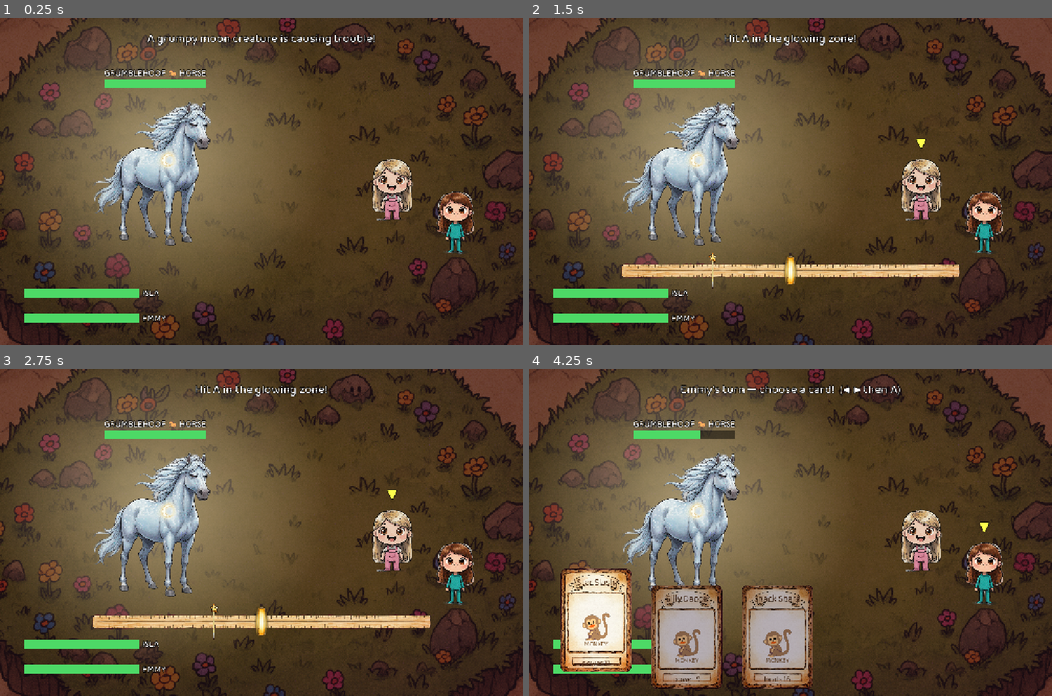
Above: before the commit, frames 1-4 (two rows, left to right).
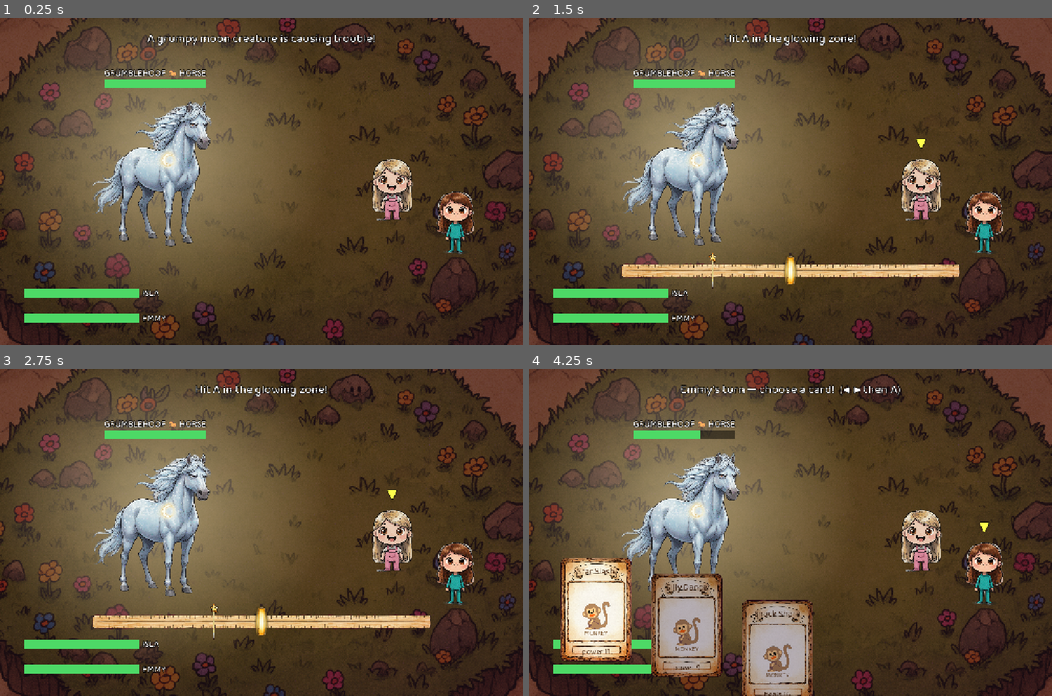
Above: after the commit, the same moments.

Repository: andyfreed/isla-emmy-deck
Game: Godot game, scene res://battle.tscn
Two runs of this game, one before a commit and one after it. Both use one fixed random seed, a clock stepped at 60 frames per second and the inputs below. This scene is started directly instead of the project's main scene.
Inputs (mouse positions are in pixels of both pictures, inside the frame that each line leads up to):
- Up to frame 1 (0.25 s): no input
- Up to frame 2 (1.5 s): tap Enter (ui_accept) at 0.5, 0.77 s; move the mouse to (905, 165) at 0.52 s; hold Right (ui_right) 0.53-1.25 s; click (905, 165) at 0.67 s; drag from (685, 197) to (764, 246) at 1.27 s
- Up to frame 3 (2.75 s): tap A at 2 s; move the mouse to (313, 460) at 2.02 s; hold Right (ui_right) from 2.03 s (still down)
- Up to frame 4 (4.25 s): release Right (ui_right) at 2.75 s; tap A at 2.75 s; drag from (764, 597) to (633, 483) at 2.77 s; move the mouse to (947, 581) at 3.52 s; hold Left (ui_left) from 3.53 s (still down); tap Enter (ui_accept) at 3.77 s

The runs differ from the first frame. In frame 1, 1.4% of the frame differs, in the area x 17-41%, y 25-70%; in frame 2, 0.7%; in frame 3, 0.8%; in frame 4, 10%, in the area x 6-55%, y 25-100%.

Commit message:
Juice pass (art-AI mailbox suggestions): horse breathing, card deal-in, chest bounce + coin burst, PERFECT sparkles, sword star trail
Co-Authored-By: Claude Opus 4.8 <noreply@anthropic.com>
Claude-Session: https://claude.ai/code/session_01UXQDKUbPicwSfpzXbyxALt

Diff:
--- a/scripts/battle.gd
+++ b/scripts/battle.gd
@@ -38,6 +38,12 @@
 var rhythm_x: float = 200.0
 var rhythm_w: float = 880.0
 var active_marker: Label
+
+# juice (art-AI suggestions): idle breathing + card deal-in
+var breathe_t: float = 0.0
+var enemy_base_scale: Vector2 = Vector2.ONE
+var punching: bool = false
+var deal_cards: bool = false
 
 
 func _ready() -> void:
@@ -77,6 +83,7 @@
 
 	enemy = _make_combatant("Grumblehoof", enemy_sign, 70, false,
 		"res://assets/enemies/horse.png", Vector2(390, 380), 400.0, false)
+	enemy_base_scale = enemy["spr"].scale
 	_make_bar(enemy, Vector2(255, 150), 250)
 	ui.add_child(_label("GRUMBLEHOOF  %s %s" % [SIGN_EMOJI.get(enemy_sign, ""), enemy_sign.to_upper()], 22, Vector2(255, 118), false))
 
@@ -118,6 +125,11 @@
 
 
 func _process(delta: float) -> void:
+	# horse idle breathing — subtle life while it stands (paused during hit punch)
+	if enemy.has("spr") and enemy.get("alive", false) and not punching:
+		breathe_t += delta
+		enemy["spr"].scale = enemy_base_scale * (1.0 + 0.018 * sin(breathe_t * 2.2))
+
 	if state == "choosing":
 		if Input.is_action_just_pressed("ui_left") or Input.is_action_just_pressed("ui_up"):
 			move_cursor = (move_cursor - 1 + actor["moves"].size()) % actor["moves"].size()
@@ -175,6 +187,7 @@
 		msg.add_theme_color_override("font_color", Color(1, 1, 1))
 		msg.text = actor["name"] + "'s turn — choose a card!  (◀ ▶ then A)"
 		_show_active(actor)
+		deal_cards = true
 		_refresh_menu()
 	else:
 		_hide_active()
@@ -256,6 +269,9 @@
 		_scale_punch(enemy["spr"])
 		_popup_dmg(enemy["spr"].position, str(dmg), Color(1, 0.85, 0.2) if big else Color(1, 1, 1), big)
 		_shake_screen(16.0 if big else 8.0)
+		if big:   # sparkle burst on PERFECT / clash hits
+			for si in 6:
+				_sparkle(enemy["spr"].position)
 		await get_tree().create_timer(0.08).timeout   # hit-stop beat
 		await _shake(enemy["spr"])
 	_lunge_back(c["spr"], home)
@@ -369,10 +385,17 @@
 		card.texture = load("res://assets/ui/card_front.png")
 		card.expand_mode = TextureRect.EXPAND_IGNORE_SIZE
 		card.stretch_mode = TextureRect.STRETCH_SCALE
-		card.position = Vector2(x0 + i * (cw + gap), (475.0 if on else 515.0))
+		var final_y := 475.0 if on else 515.0
+		card.position = Vector2(x0 + i * (cw + gap), final_y)
 		card.size = Vector2(cw, ch)
 		card.modulate = Color(1, 1, 1) if on else Color(0.72, 0.7, 0.75)
 		menu_box.add_child(card)
+		if deal_cards:   # deal-in: slide up from below with a little overshoot
+			card.position.y = 830.0
+			var tw := create_tween()
+			tw.tween_interval(0.06 * i)
+			tw.tween_property(card, "position:y", final_y, 0.28) \
+				.set_trans(Tween.TRANS_BACK).set_ease(Tween.EASE_OUT)
 
 		var nm := Label.new()   # sits in the banner
 		nm.text = str(m["name"])
@@ -414,6 +437,7 @@
 		info.size = Vector2(cw, 26)
 		info.horizontal_alignment = HORIZONTAL_ALIGNMENT_CENTER
 		card.add_child(info)
+	deal_cards = false
 
 
 func _clear_menu() -> void:
@@ -461,6 +485,9 @@
 	tw.parallel().tween_property(sw, "position", spr.position + Vector2(-130, 10), 0.09)
 	tw.tween_property(sw, "modulate:a", 0.0, 0.16)
 	tw.tween_callback(sw.queue_free)
+	# star trail along the swing arc
+	for i in 3:
+		_sparkle(spr.position.lerp(spr.position + Vector2(-130, -30), (i + 1) / 3.0))
 
 
 func _strike(spr: Sprite2D) -> void:
@@ -472,10 +499,12 @@
 
 
 func _scale_punch(spr: Sprite2D) -> void:
-	var base := spr.scale
+	punching = true
+	var base := enemy_base_scale if spr == enemy.get("spr") else spr.scale
 	var tw := create_tween()
 	tw.tween_property(spr, "scale", base * 1.16, 0.06)
 	tw.tween_property(spr, "scale", base, 0.14)
+	tw.tween_callback(func(): punching = false)
 
 
 func _hop(spr: Sprite2D) -> void:
--- a/scripts/main.gd
+++ b/scripts/main.gd
@@ -344,11 +344,26 @@
 		for p in present_nodes:
 			p.visible = true
 
-	# open treasure chests -> GOLD (one-time; chest stays, opened)
+	# open treasure chests -> GOLD (one-time; pops open with a bounce + coin burst)
 	for ch in chest_nodes:
 		if not ch.has_meta("opened") and player.position.distance_to(ch.position) < 80.0:
 			ch.set_meta("opened", true)
 			ch.texture = load("res://assets/ui/chest_open.png")
+			var base := ch.scale
+			var tw := create_tween()
+			tw.tween_property(ch, "scale", base * 1.22, 0.10).set_trans(Tween.TRANS_BACK).set_ease(Tween.EASE_OUT)
+			tw.tween_property(ch, "scale", base, 0.14)
+			for i in 5:
+				var coin := Label.new()
+				coin.text = "🪙"
+				coin.add_theme_font_size_override("font_size", 30)
+				coin.position = ch.position + Vector2(randf_range(-30, 30), -60)
+				coin.z_index = 50
+				world.add_child(coin)
+				var ct := create_tween()
+				ct.tween_property(coin, "position:y", coin.position.y - randf_range(70, 130), 0.7)
+				ct.parallel().tween_property(coin, "modulate:a", 0.0, 0.7)
+				ct.tween_callback(coin.queue_free)
 			var loot := 4 + randi() % 4
 			Globals.gold += loot
 			_update_hud_counts()
